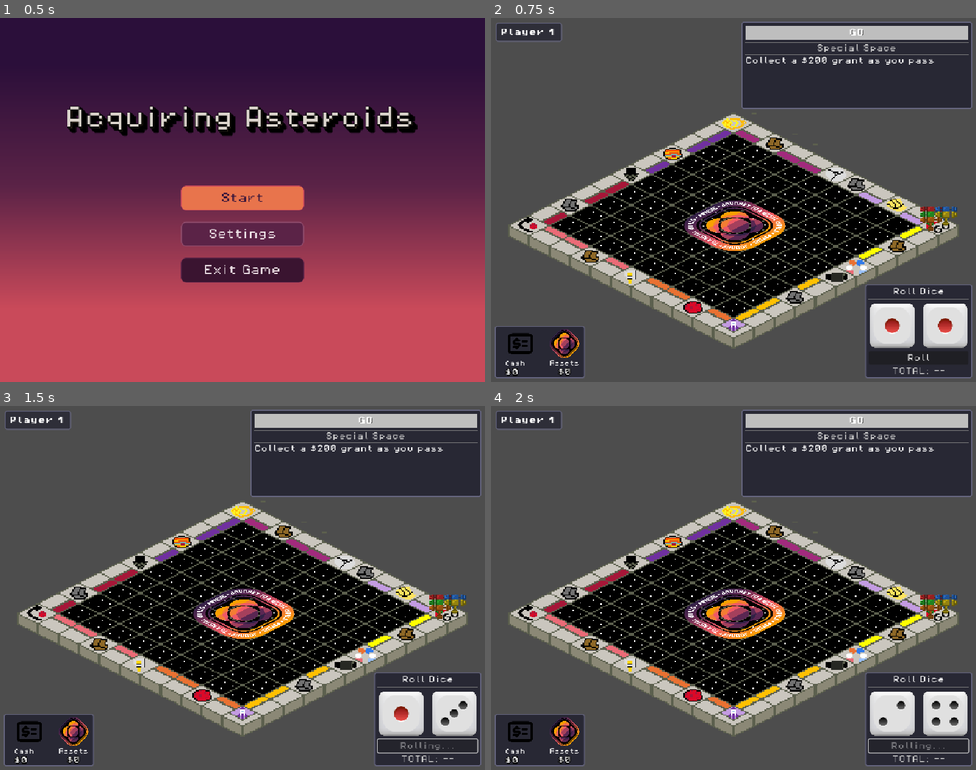
Above: before the commit, frames 1-4 (two rows, left to right).
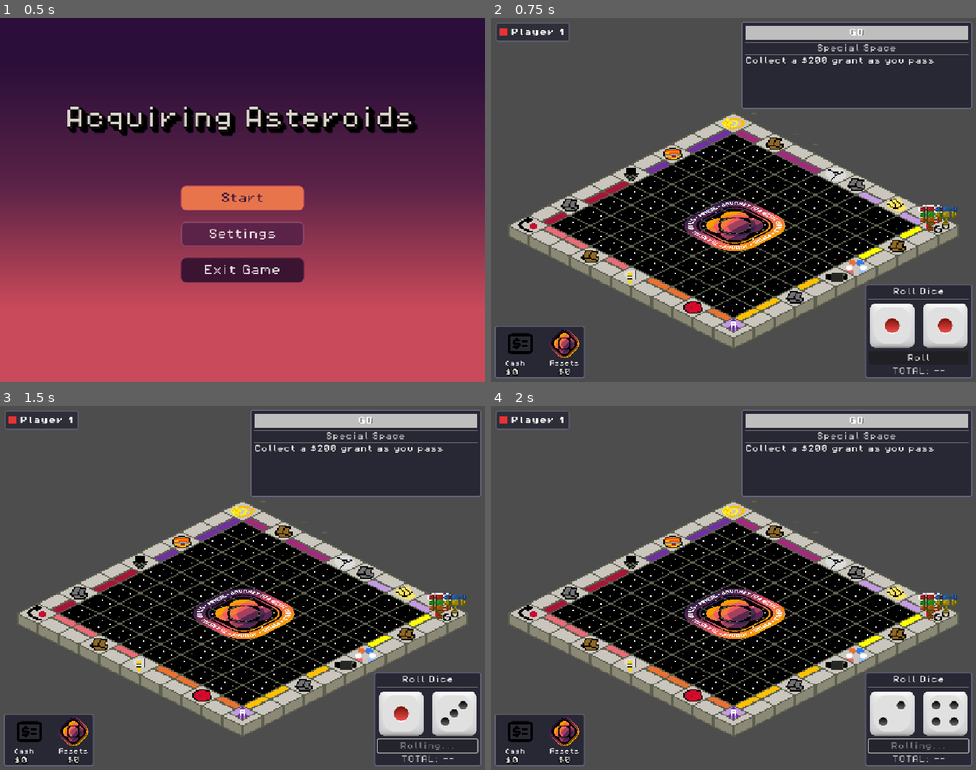
Above: after the commit, the same moments.

Repository: MissionToPsyche-Platinum/platinum_24d_game_psycheopoly-psb
Game: Godot game, scene res://scenes/StartMenu.tscn
Two runs of this game, one before a commit and one after it. Both use one fixed random seed, a clock stepped at 60 frames per second and the inputs below.
Inputs:
- Up to frame 1 (0.5 s): no input
- Up to frame 2 (0.75 s): click "Start" at 0.5 s
- Up to frame 3 (1.5 s): click "Roll" at 1.25 s
- Up to frame 4 (2 s): no input

Frame 1 is identical in both runs. In frame 2, 0.3% of the frame differs, in the area x 1-93%, y 1-56%; in frame 3, 0.3%; in frame 4, 0.3%.

Commit message:
feat: enhance player name HUD with color indicator and outline effect for pieces

Diff:
--- a/assets/shaders/piece_color.gdshader
+++ b/assets/shaders/piece_color.gdshader
@@ -2,8 +2,22 @@
 
 uniform vec4 target_color : source_color;
 uniform float color_intensity : hint_range(0.0, 1.0) = 1.0;
+uniform bool use_outline = false;
+uniform vec4 outline_color : source_color = vec4(1.0, 1.0, 1.0, 1.0);
+uniform float outline_width : hint_range(0.0, 10.0) = 1.0;
 
 void fragment() {
+    vec2 size = TEXTURE_PIXEL_SIZE * outline_width;
+    float outline = 0.0;
+
+    if (use_outline) {
+        outline += texture(TEXTURE, UV + vec2(size.x, 0.0)).a;
+        outline += texture(TEXTURE, UV + vec2(-size.x, 0.0)).a;
+        outline += texture(TEXTURE, UV + vec2(0.0, size.y)).a;
+        outline += texture(TEXTURE, UV + vec2(0.0, -size.y)).a;
+        outline = step(0.01, outline);
+    }
+
     vec4 tex_color = texture(TEXTURE, UV);
 
     // Calculate luminance of the original texture
@@ -18,5 +32,10 @@
     colored = mix(colored, target_color.rgb, 0.10 * (1.0 - lum));
 
     vec3 result = mix(tex_color.rgb, colored, color_intensity);
-    COLOR = vec4(result, tex_color.a);
+
+    if (use_outline && tex_color.a < 0.1 && outline > 0.0) {
+        COLOR = outline_color;
+    } else {
+        COLOR = vec4(result, tex_color.a);
+    }
 }
--- a/scenes/PlayerNameHUD.tscn
+++ b/scenes/PlayerNameHUD.tscn
@@ -27,7 +27,7 @@
 layout_mode = 1
 offset_left = 10.0
 offset_top = 10.0
-offset_right = 150.0
+offset_right = 166.0
 offset_bottom = 50.0
 theme_override_styles/panel = SubResource("StyleBoxFlat_player_name")
 
@@ -43,9 +43,19 @@
 theme_override_constants/margin_right = 10
 theme_override_constants/margin_bottom = 5
 
-[node name="NameLabel" type="Label" parent="Panel/MarginContainer"]
+[node name="HBox" type="HBoxContainer" parent="Panel/MarginContainer"]
+layout_mode = 2
+theme_override_constants/separation = 8
+
+[node name="ColorIndicator" type="ColorRect" parent="Panel/MarginContainer/HBox"]
+custom_minimum_size = Vector2(16, 16)
+layout_mode = 2
+size_flags_vertical = 4
+
+[node name="NameLabel" type="Label" parent="Panel/MarginContainer/HBox"]
 layout_mode = 2
 theme_override_fonts/font = ExtResource("2_font")
 theme_override_font_sizes/font_size = 16
 text = "Player 1"
 vertical_alignment = 1
+vertical_alignment = 1
--- a/scripts/core/piece.gd
+++ b/scripts/core/piece.gd
@@ -49,6 +49,22 @@
 		update_position()
 
 	_apply_player_color()
+
+	# Connect to game state to highlight if it is our turn
+	GameState.current_player_changed.connect(_on_player_changed)
+	# Check if it's already our turn (for initialization)
+	_on_player_changed(GameState.get_current_player())
+
+
+func _on_player_changed(player: PlayerState) -> void:
+	if not player:
+		return
+	set_highlight(player.player_id == player_index)
+
+
+func set_highlight(active: bool) -> void:
+	if sprite and sprite.material:
+		sprite.material.set_shader_parameter("use_outline", active)
 
 
 func _apply_player_color() -> void:
--- a/scripts/ui/player_name_hud.gd
+++ b/scripts/ui/player_name_hud.gd
@@ -1,9 +1,20 @@
 extends Control
 
 ## PlayerNameHUD.gd
-## Displays the current player's name in the top left corner
+## Displays the current player's name and color in the top left corner
 
-@onready var name_label: Label = $Panel/MarginContainer/NameLabel
+@onready var name_label: Label = $Panel/MarginContainer/HBox/NameLabel
+@onready var color_indicator: ColorRect = $Panel/MarginContainer/HBox/ColorIndicator
+
+# Reference to piece colors (using same array as piece.gd)
+const PLAYER_COLORS: Array[Color] = [
+	Color(0.9, 0.2, 0.2),   # Soft Red
+	Color(0.2, 0.5, 0.9),   # Royal Blue
+	Color(0.2, 0.8, 0.2),   # Forest Green
+	Color(0.9, 0.8, 0.1),   # Golden Yellow
+	Color(0.9, 0.5, 0.1),   # Burnt Orange
+	Color(0.8, 0.3, 0.8),   # Plum Purple
+]
 
 func _ready() -> void:
 	if GameState:
@@ -17,3 +28,8 @@
 func _on_current_player_changed(player: Object) -> void:
 	if player and "player_name" in player:
 		name_label.text = player.player_name
+
+		# Update color indicator based on player_id
+		if "player_id" in player:
+			var color_idx = player.player_id % PLAYER_COLORS.size()
+			color_indicator.color = PLAYER_COLORS[color_idx]
